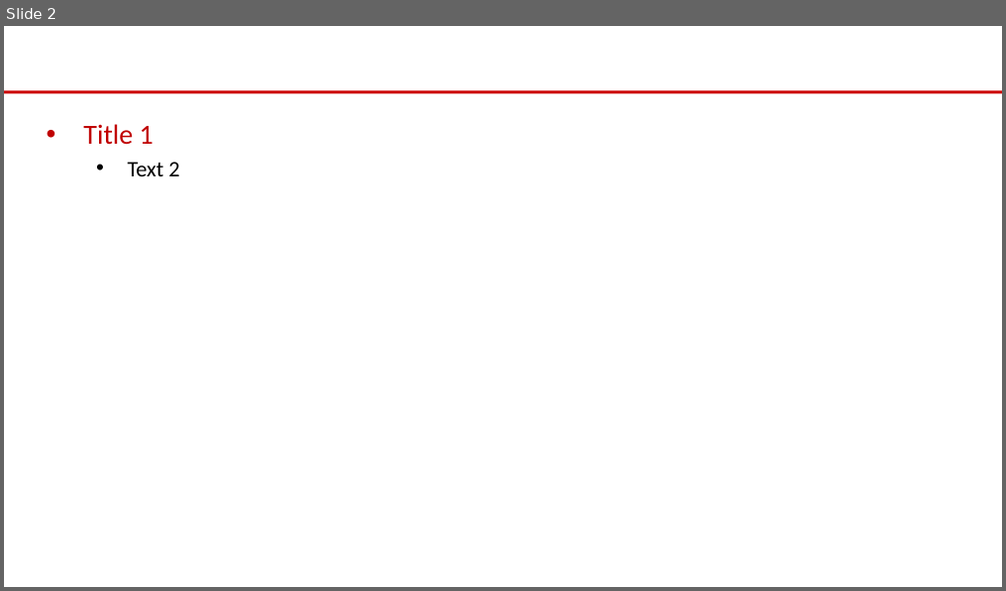
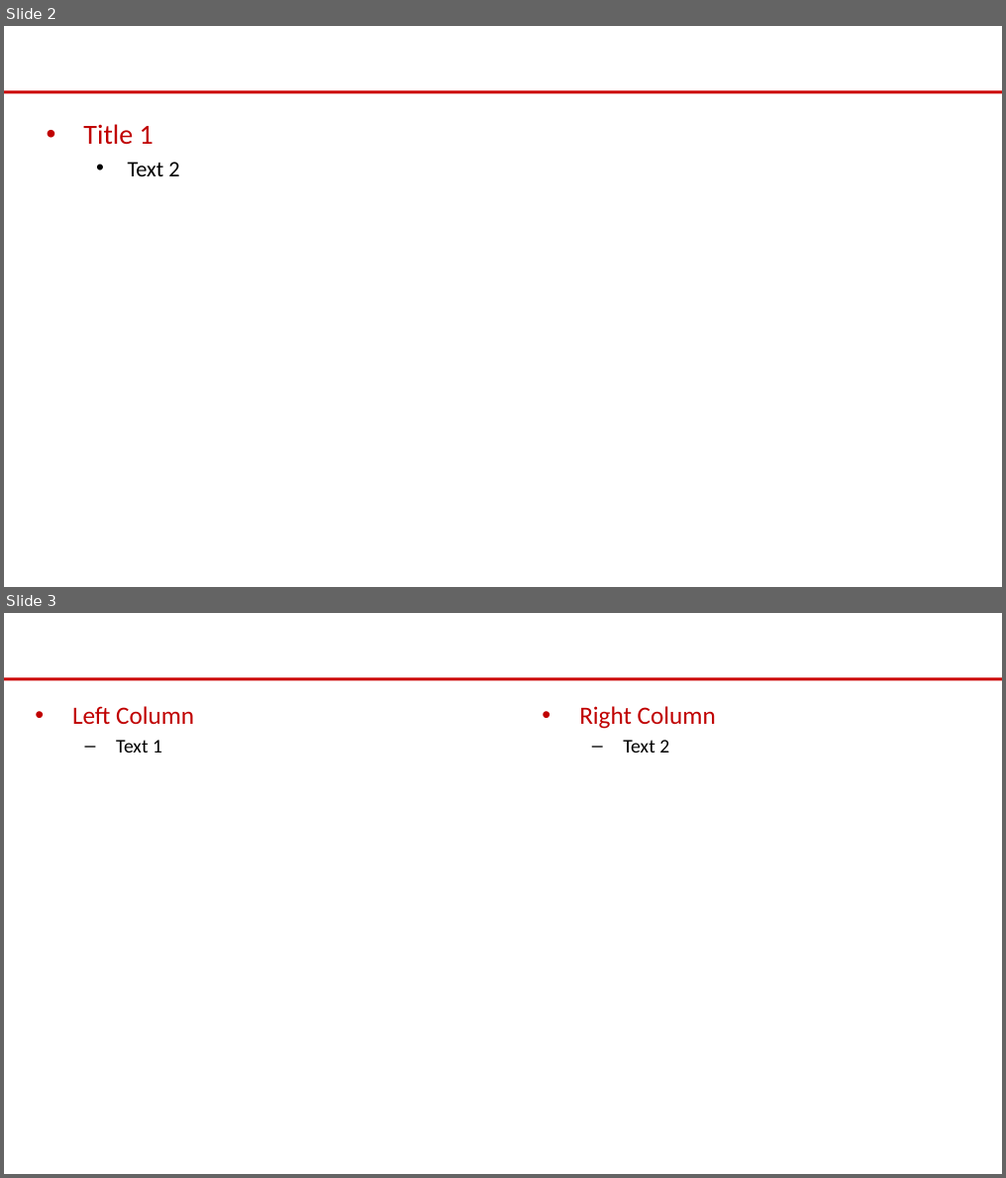
Before and after one commit to eoframework/solutions, a slide deck: support/doc-templates/powerpoint/EOFramework-Template-01.pptx. Shown one above the other, each under a label of ours: slide 2 before the commit, slides 2 and 3 after it. The pictures are 1006x591 and 1006x1178 pixels, drawn with LibreOffice and Linux fonts; fonts in the diff are those of the drawing; background and template pictures are left out. Boxes give left, top, right and bottom in pixels: in the first picture for what was removed or moved away, otherwise in the second. Text is boxed around its words. In the diff, an @@ line names an element or a change of style, - is before the commit and + after.

Commit message:
Add architecture diagram support and bold text formatting for presentations
Major Enhancements:
- Markdown image syntax support: ![alt](path) now automatically inserts images
- Bold text formatting: **text** syntax for inline bold formatting in slides
- Architecture diagram: Professional monotone 3-tier cloud architecture
- Hierarchical bullets: Solution Overview now matches Business Opportunity structure
- Content optimization: Reduced text by ~30% to prevent slide bleeding

Technical Changes:

1. Image Insertion System (solution-doc-builder.py):
   - Parse markdown image syntax: ![alt](path)
   - Calculate aspect ratio to prevent cropping
   - Use slide.shapes.add_picture() with centered positioning
   - Remove duplicate images from content area before insertion

2. Bold Text Formatting (solution-doc-builder.py):
   - New _apply_bold_formatting() method to parse **text** markers
   - Split text by ** and create runs with alternating bold formatting
   - Preserve markers during parsing for later formatting application
   - Works inline: **Label:** text or fully bold **Text**

3. Architecture Diagram (assets/images/architecture-diagram.png):
   - Created professional monotone 3-tier architecture (Presentation → Application → Data)
   - Used PIL/Pillow for programmatic diagram generation
   - Fixed text overlapping with proper y-positioning
   - 1920x1080 resolution for crisp rendering

4. Content Updates (presales/raw/solution-briefing.md):
   - Converted Solution Overview to hierarchical bullet structure
   - Reduced descriptions by ~30% (110+ chars → 88-97 chars)
   - Added architecture diagram reference
   - Applied bold formatting to key labels

5. Template Updates (powerpoint/EOFramework-Template-01.pptx):
   - Added hierarchical indentation to EO Visual Content layout
   - Reduced font size for better content fitting
   - Updated placeholder structure (content now idx=16)

Bug Fixes:
- Fixed image parsing blocked by bullet parsing (moved to separate check)
- Fixed text overlapping in diagram (separated text to multiple lines)
- Fixed image cropping (aspect ratio preservation)
- Fixed duplicate images (remove existing before adding new)
- Fixed wrong placeholder index (updated idx=11 to idx=16)

```diff
--- a/support/doc-templates/powerpoint/EOFramework-Template-01.pptx
+++ b/support/doc-templates/powerpoint/EOFramework-Template-01.pptx
@@ slide 3 added at (4, 613, 1002, 1174), background #FFFFFF; not listed: 1 template element that a slide beside it also shows @@
@@ text added at (72, 706, 194, 753), 18 pt, text #C00000 @@
+• Left Column
+  – Text 1
@@ text added at (579, 706, 716, 753), 18 pt, text #C00000 @@
+• Right Column
+  – Text 2
```
Also in this commit, not shown: 1 other slide added, 4 other files.
